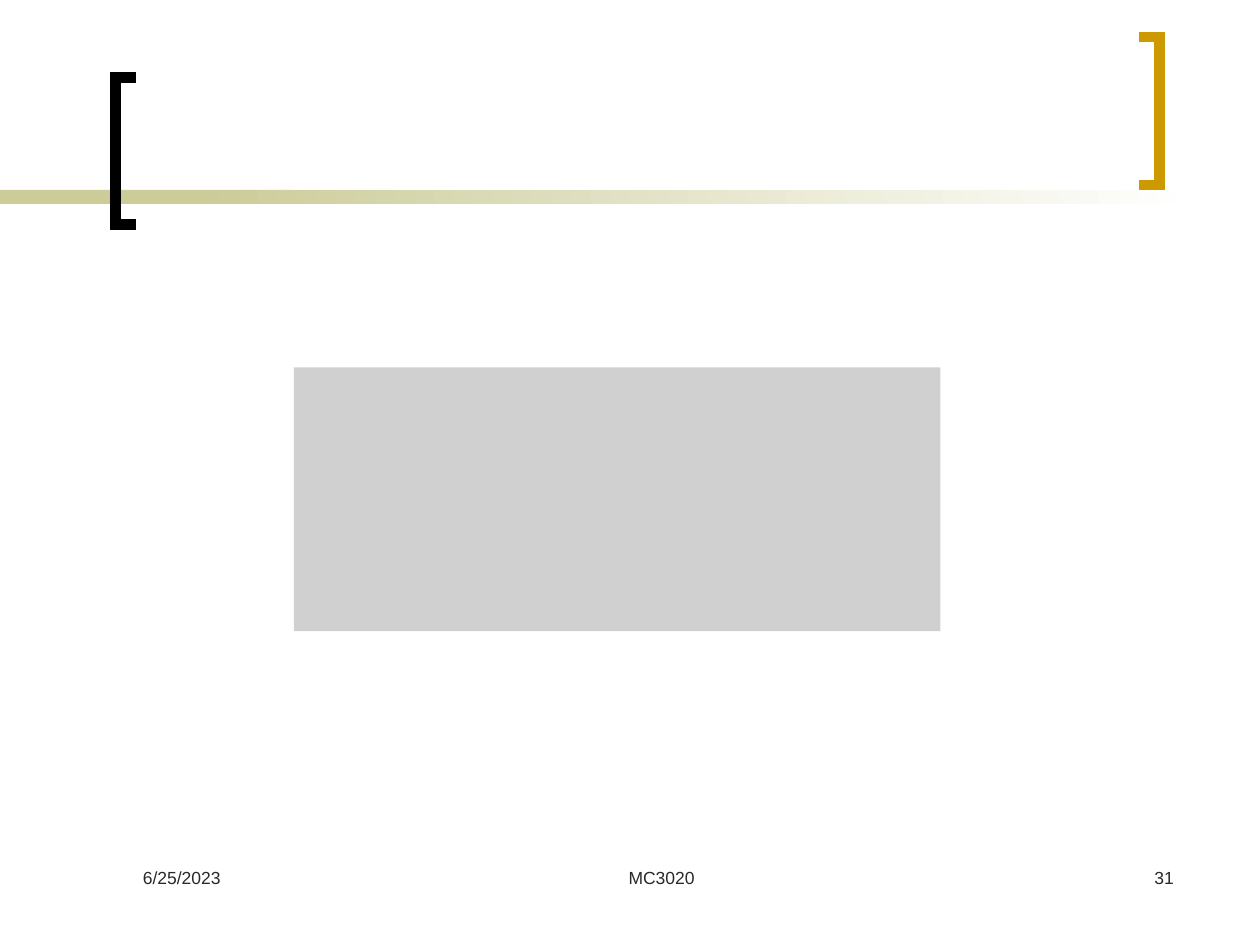
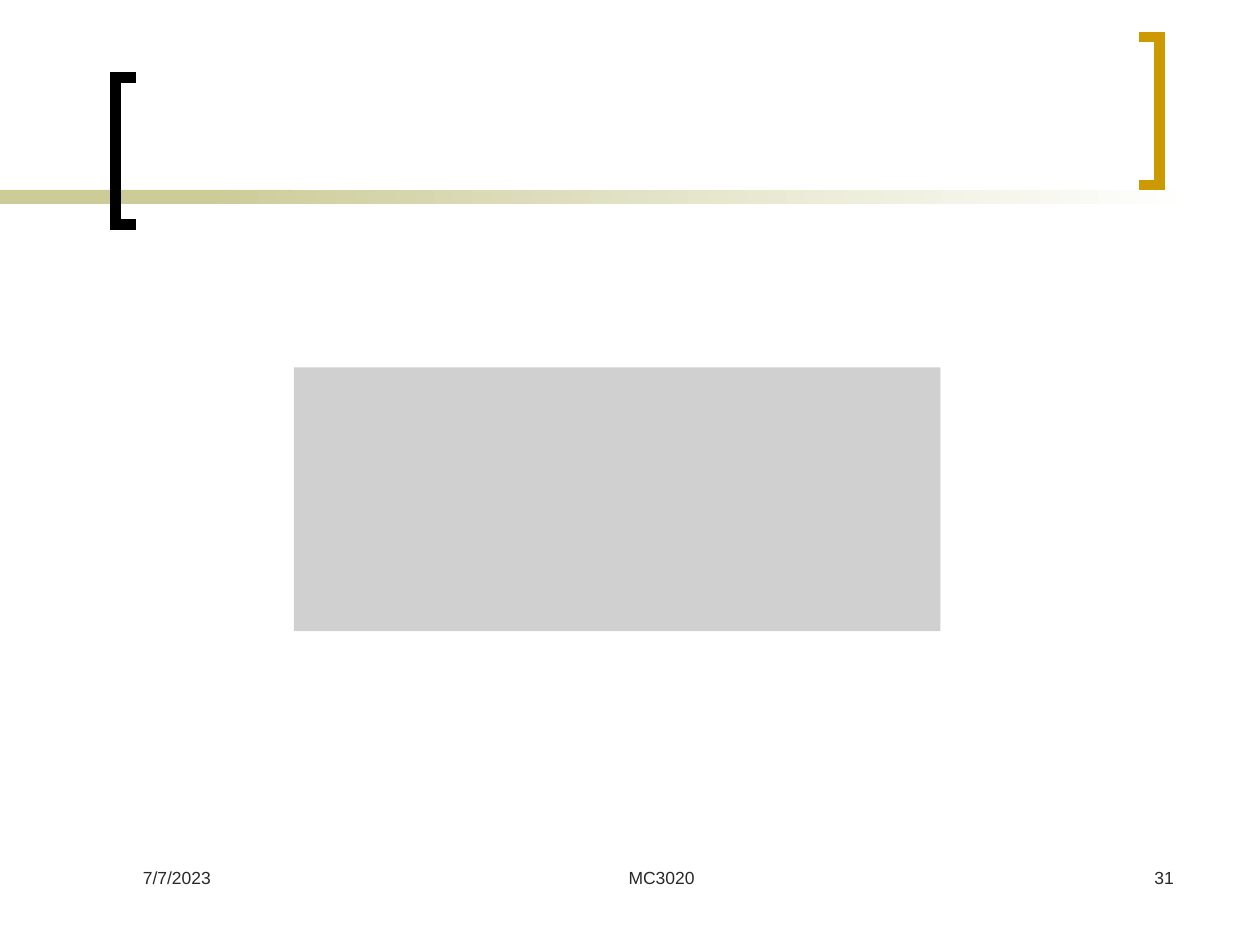
Before and after one commit to Mayooran1987/MC3020, a slide deck: slide 31 of Lect_6.pptx. Drawn at 1260x945 pixels with LibreOffice and Linux fonts; fonts in the diff are those of the drawing; grey boxes stand for pictures. Boxes give left, top, right and bottom in pixels: in the first picture for what was removed or moved away, otherwise in the second. Text is boxed around its words. In the diff, an @@ line names an element or a change of style, - is before the commit and + after.

```diff
--- a/Lect_6.pptx
+++ b/Lect_6.pptx
@@ text at [143, 871, 211, 884]: text changed @@
-6/25/2023
+7/7/2023
```
Also in this commit, not shown: 44 other slides changed, 38 slides added.
